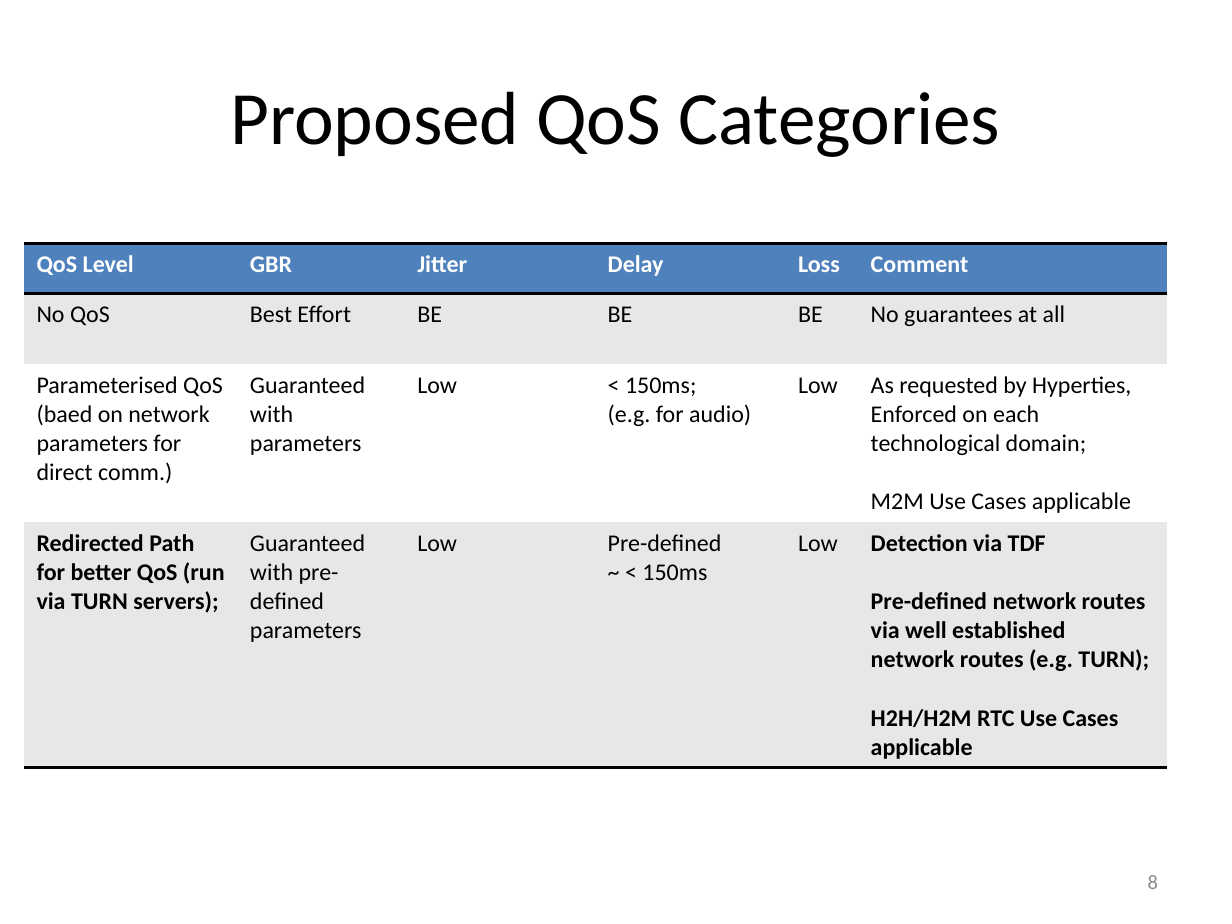
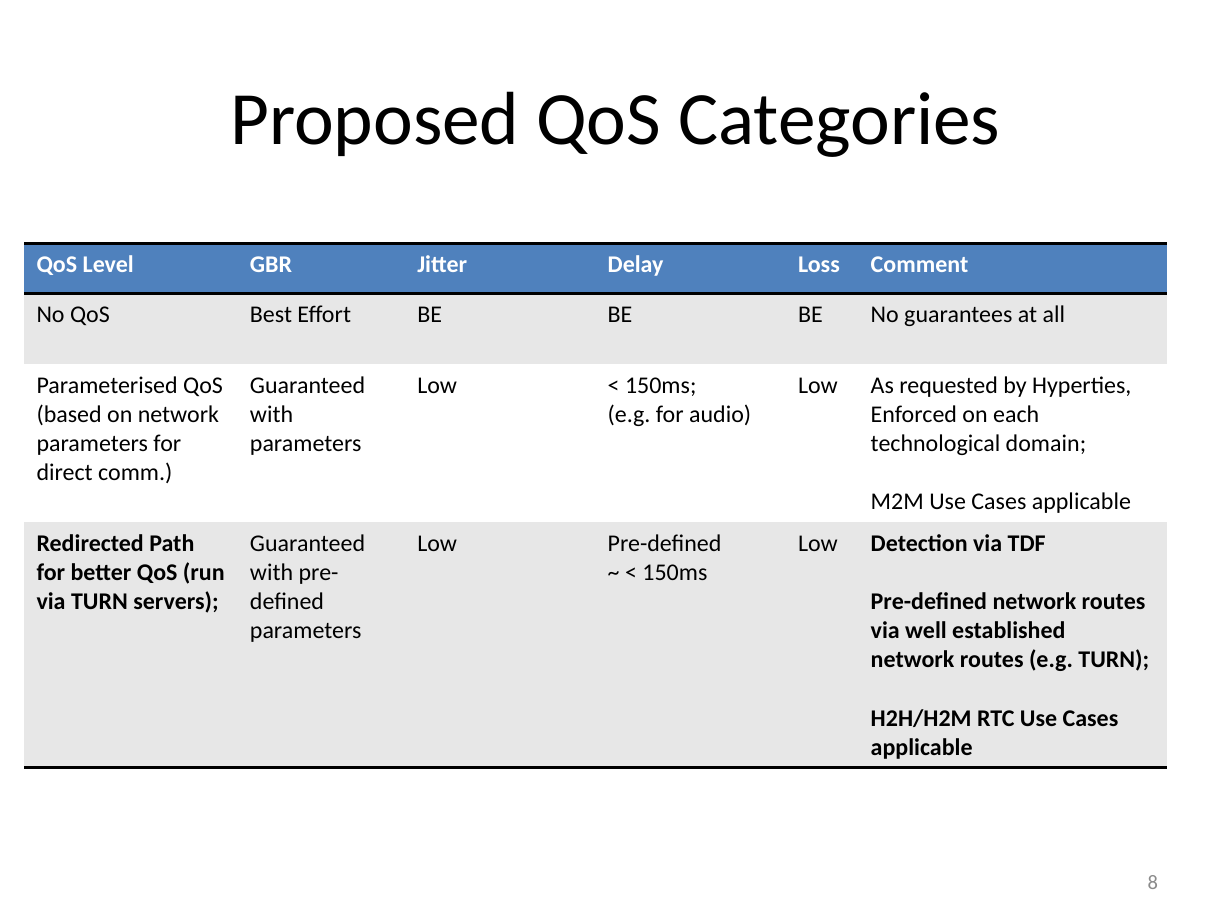
Before and after one commit to reTHINK-project/core-framework, a slide deck: slide 8 of docs/meetings/WP3.3/architectures_solutions_new.pptx. Drawn at 1232x924 pixels with LibreOffice and Linux fonts; fonts in the diff are those of the drawing. Boxes give left, top, right and bottom in pixels: in the first picture for what was removed or moved away, otherwise in the second. Text is boxed around its words. In the diff, an @@ line names an element or a change of style, - is before the commit and + after.

Commit message:
Update Arch - Minor typos

```diff
--- a/docs/meetings/WP3.3/architectures_solutions_new.pptx
+++ b/docs/meetings/WP3.3/architectures_solutions_new.pptx
@@ table at bbox=[25, 244, 1168, 763] @@
-row 3, column 1: Parameterised QoS (baed on network parameters for direct comm.)
+row 3, column 1: Parameterised QoS (based on network parameters for direct comm.)
```
